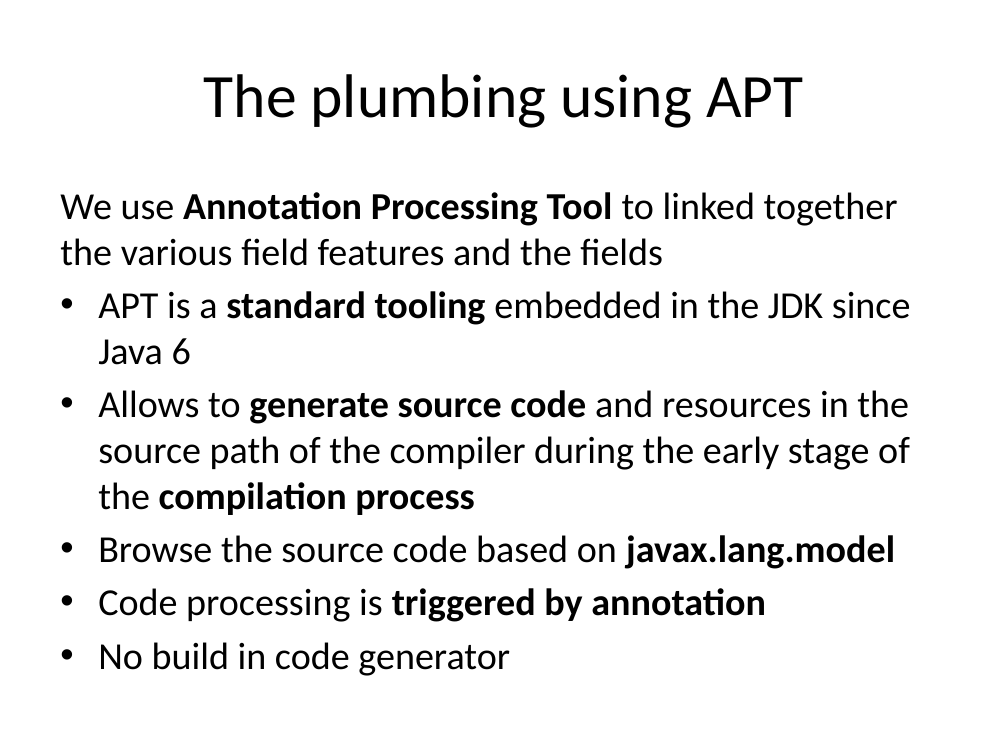
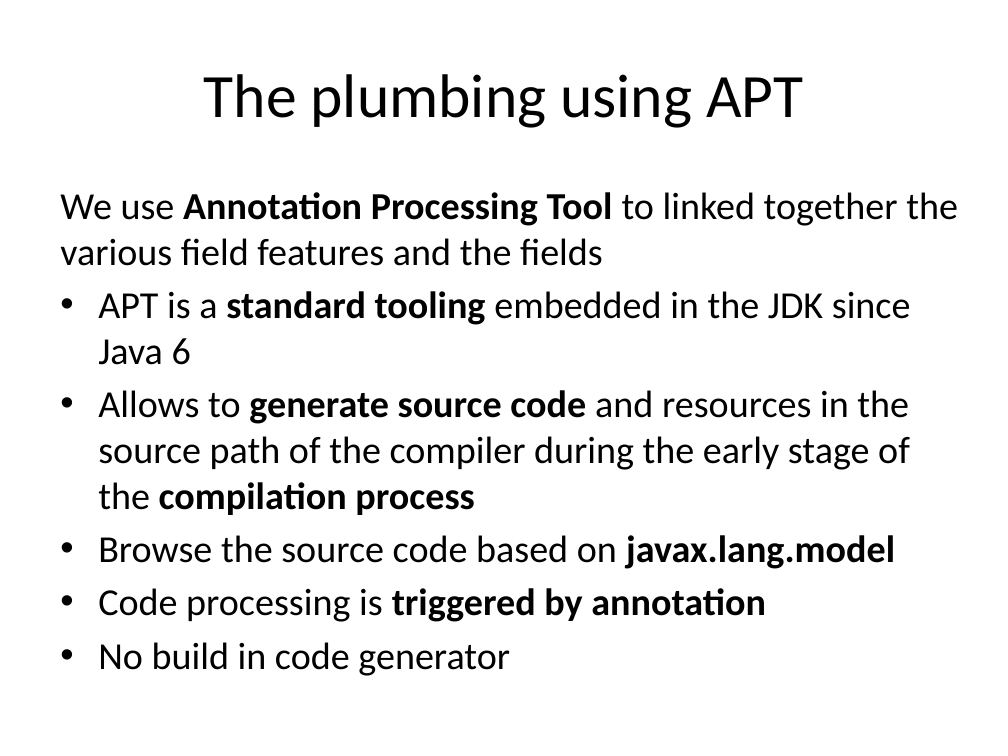
Before and after one commit to lesfurets/mdl4ui, a slide deck: slide 39 of mdl4ui-docs/mdl4ui_cg2013.pptx. Drawn at 1008x756 pixels with LibreOffice and Linux fonts; fonts in the diff are those of the drawing. Boxes give left, top, right and bottom in pixels: in the first picture for what was removed or moved away, otherwise in the second. Text is boxed around its words. In the diff, an @@ line names an element or a change of style, - is before the commit and + after.

```diff
--- a/mdl4ui-docs/mdl4ui_cg2013.pptx
+++ b/mdl4ui-docs/mdl4ui_cg2013.pptx
@@ text "We use Annotation Processing Tool ..." rewrapped from bbox=[60, 192, 911, 676] to bbox=[60, 192, 958, 676] @@
```
Also in this commit, not shown: 3 other slides changed.
